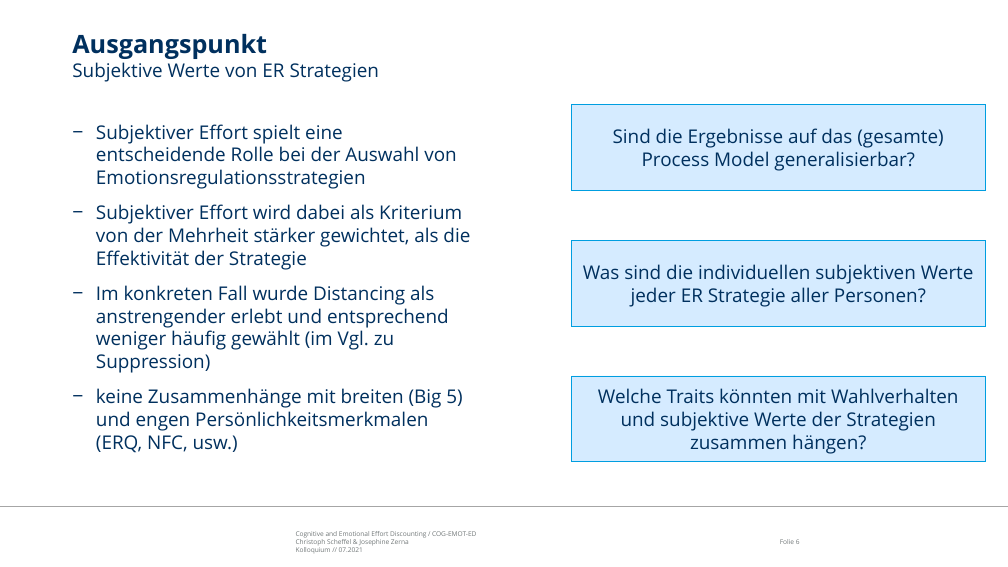
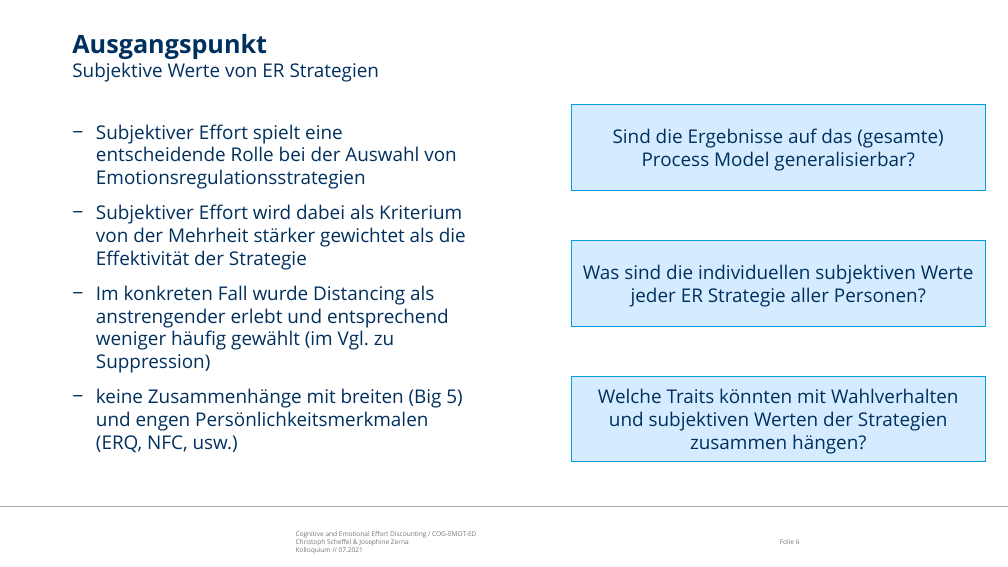
Before and after one commit to ChScheffel/CAD, a slide deck: slide 6 of 99_Thinktank/Talks/21-07-06_Kolloquium/Kolloquium_COG-ER-ED.pptx. Drawn at 1008x567 pixels with LibreOffice and Linux fonts; fonts in the diff are those of the drawing; background and template pictures are left out. Boxes give left, top, right and bottom in pixels: in the first picture for what was removed or moved away, otherwise in the second. Text is boxed around its words. In the diff, an @@ line names an element or a change of style, - is before the commit and + after.

Commit message:
Updated COG-ED part and fixed some typos

```diff
--- a/99_Thinktank/Talks/21-07-06_Kolloquium/Kolloquium_COG-ER-ED.pptx
+++ b/99_Thinktank/Talks/21-07-06_Kolloquium/Kolloquium_COG-ER-ED.pptx
@@ text at (x1=96, y1=204, x2=466, y2=270): text changed @@
-  − Subjektiver Effort wird dabei als Kriterium von der Mehrheit stärker gewichtet, als die Effektivität der Strategie
+  − Subjektiver Effort wird dabei als Kriterium von der Mehrheit stärker gewichtet als die Effektivität der Strategie
@@ text in rectangle at (x1=598, y1=388, x2=958, y2=454): text changed @@
-Welche Traits könnten mit Wahlverhalten und subjektive Werte der Strategien zusammen hängen?
+Welche Traits könnten mit Wahlverhalten und subjektiven Werten der Strategien zusammen hängen?
```
Also in this commit, not shown: 6 other slides changed, 4 slides added, 1 slide removed.
